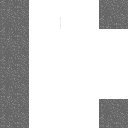
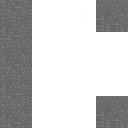
Layered file, before and after one edit (128×128). Changes by layer:
removed layer "Beillesztett réteg #1" over [99, 99, 128, 125]
painted on "Háttér" over [29, 0, 128, 128]
